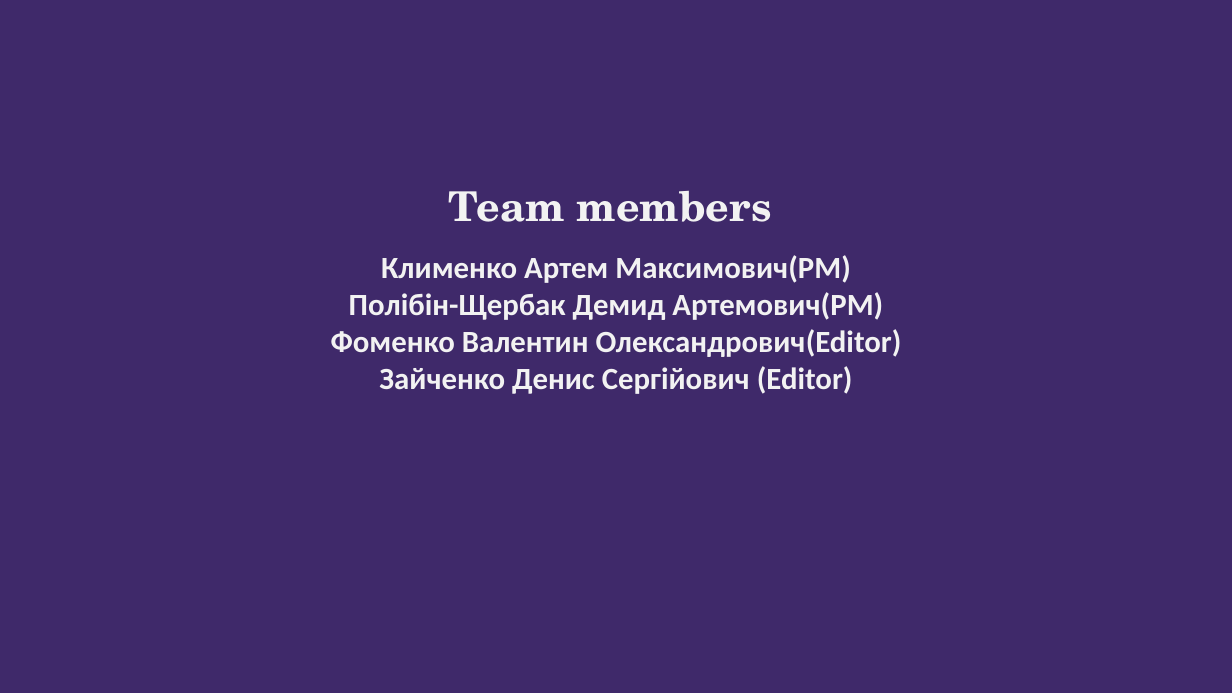
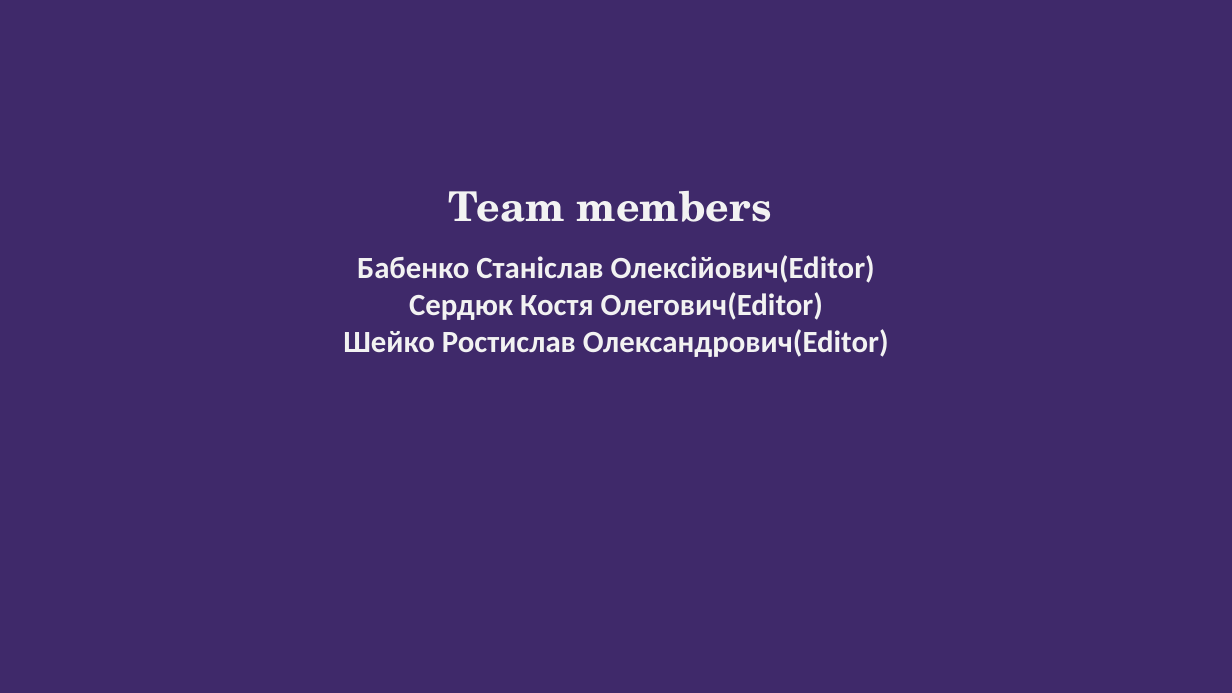
Before and after one commit to ArtemKlym/git_presentation, a slide deck: slide 2 of Git_1 part.pptx. Drawn at 1232x693 pixels with LibreOffice and Linux fonts; fonts in the diff are those of the drawing; background and template pictures are left out. Boxes give left, top, right and bottom in pixels: in the first picture for what was removed or moved away, otherwise in the second. Text is boxed around its words. In the diff, an @@ line names an element or a change of style, - is before the commit and + after.

Commit message:
Add team members list

```diff
--- a/Git_1 part.pptx
+++ b/Git_1 part.pptx
@@ text at <box>343,191,889,357</box>: text changed @@
-Team members
-Клименко Артем Максимович(PM)
-Полібін-Щербак Демид Артемович(PM)
-Фоменко Валентин Олександрович(Editor)
-Зайченко Денис Сергійович (Editor)
+Team members
+Бабенко Станіслав Олексійович(Editor)
+Сердюк Костя Олегович(Editor)
+Шейко Ростислав Олександрович(Editor)
```
